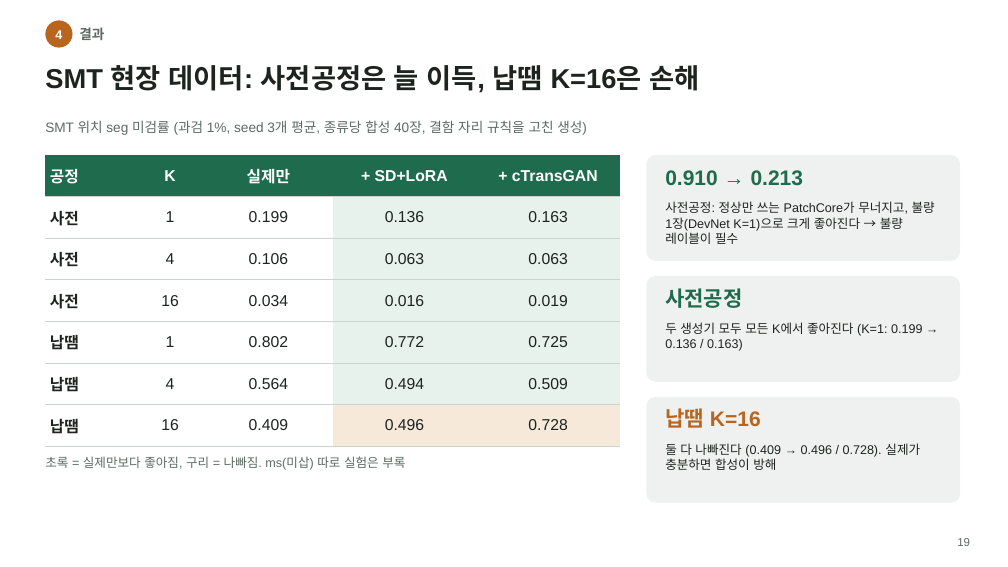
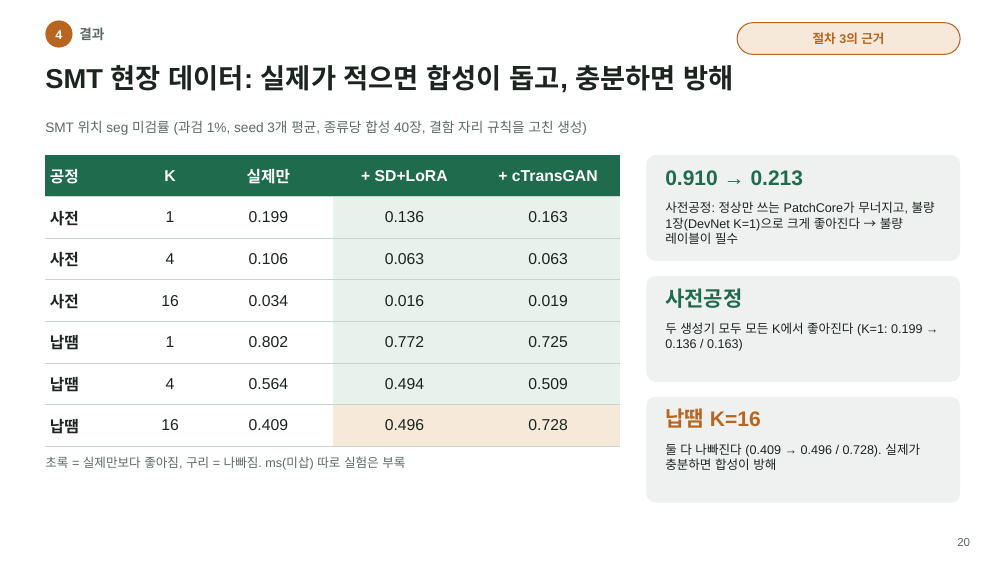
Before and after one commit to Junho-YEO-maker/26_2_DeepLearning, a slide deck: slide 20 of PCB_AD_presentation.pptx (slide 19 before the commit). Drawn at 1008x567 pixels with LibreOffice and Linux fonts; fonts in the diff are those of the drawing. Boxes give left, top, right and bottom in pixels: in the first picture for what was removed or moved away, otherwise in the second. Text is boxed around its words. In the diff, an @@ line names an element or a change of style, - is before the commit and + after.

```diff
--- a/PCB_AD_presentation.pptx
+++ b/PCB_AD_presentation.pptx
@@ rounded rectangle added at (737, 23, 960, 54), fill #F7E9DA, outline #B8661F 1 pt, 12 pt, text #B8661F, bold @@
+절차 3의 근거
@@ title at (45, 65, 734, 93): text changed @@
-SMT 현장 데이터: 사전공정은 늘 이득, 납땜 K=16은 손해
+SMT 현장 데이터: 실제가 적으면 합성이 돕고, 충분하면 방해
@@ text at (957, 538, 970, 546): text changed @@
-19
+20
```
Also in this commit, not shown: 25 other slides changed, 2 slides added, 2 other files.
